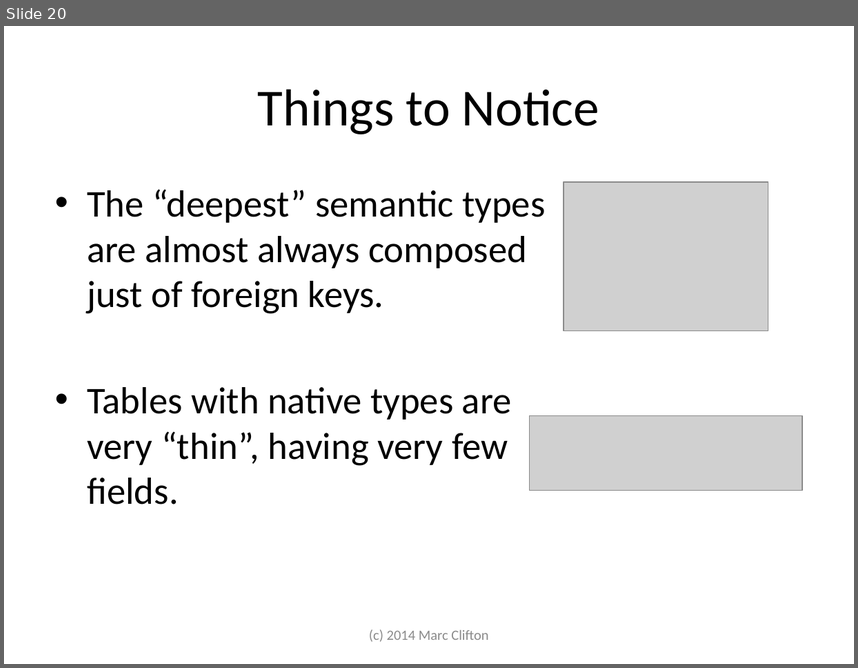
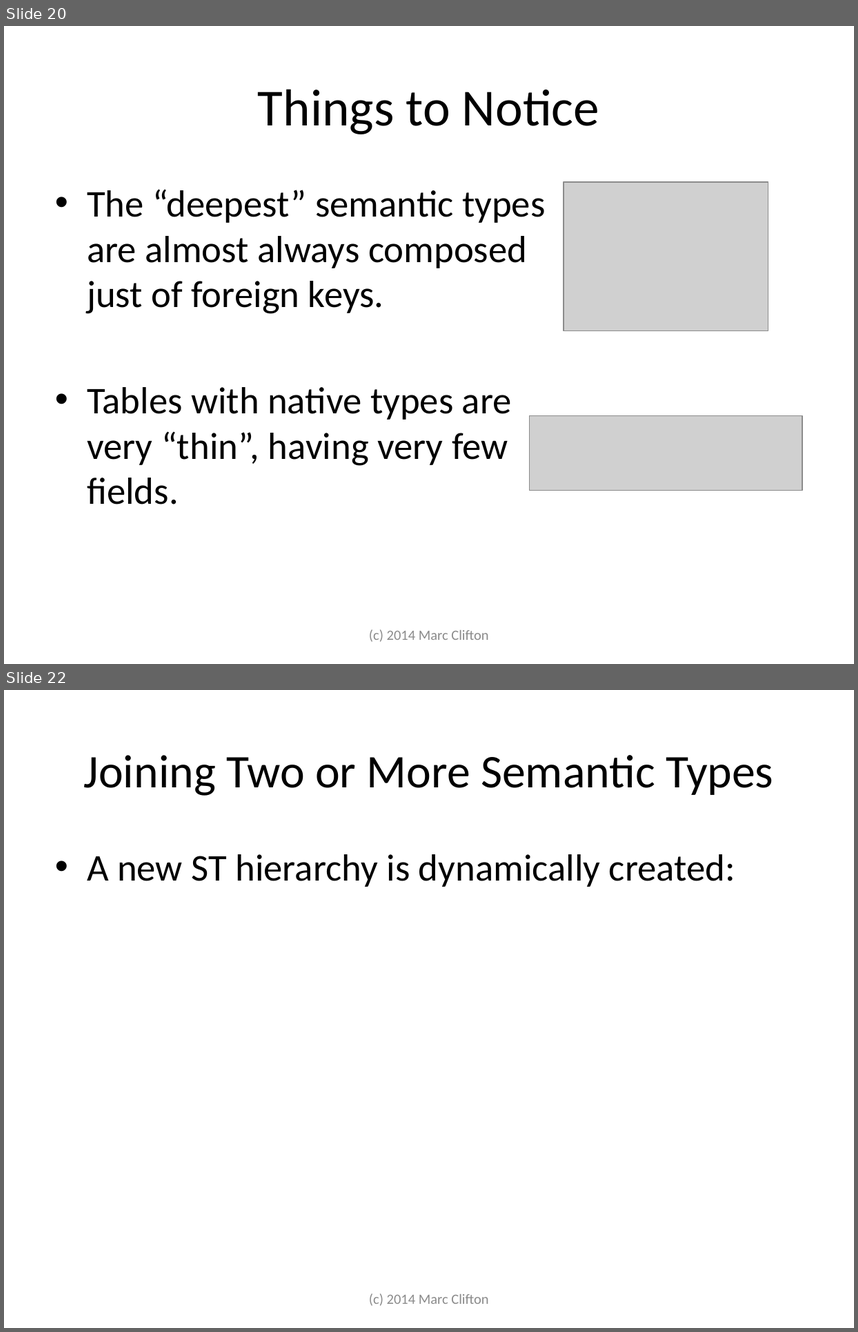
Before and after one commit to cliftonm/HOPE, a slide deck: Articles/semantic database slide show.pptx. Shown one above the other, each under a label of ours: slide 20 before the commit, slides 20 and 22 after it; the slides between them are not shown. The pictures are 858x668 and 858x1332 pixels, drawn with LibreOffice and Linux fonts; fonts in the diff are those of the drawing; grey boxes stand for pictures. Boxes give left, top, right and bottom in pixels: in the first picture for what was removed or moved away, otherwise in the second. Text is boxed around its words. In the diff, an @@ line names an element or a change of style, - is before the commit and + after.

```diff
--- a/Articles/semantic database slide show.pptx
+++ b/Articles/semantic database slide show.pptx
@@ slide 22 added at (4,690,854,1328), background #FFFFFF @@
@@ title added at (84,755,773,796), 39.6 pt, text #000000 @@
+Joining Two or More Semantic Types
@@ text added at (87,854,735,887), 32 pt, text #000000 @@
+• A new ST hierarchy is dynamically created:
@@ text added at (369,1293,488,1305), 12 pt, text #8C8C8C @@
+(c) 2014 Marc Clifton
```
Also in this commit, not shown: 1 slide changed, 4 other slides added, 6 other files.
